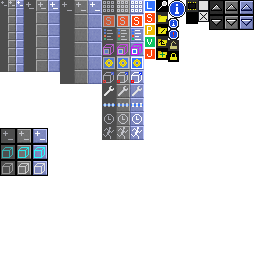
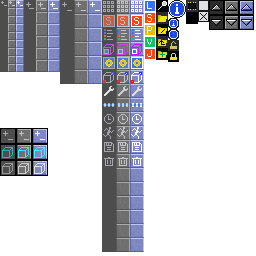
Layered file, before and after one edit (256x256). Changes by layer:
painted on "Icons" over [104,142,142,166]
painted on "Mockup" over [102,140,144,252]
